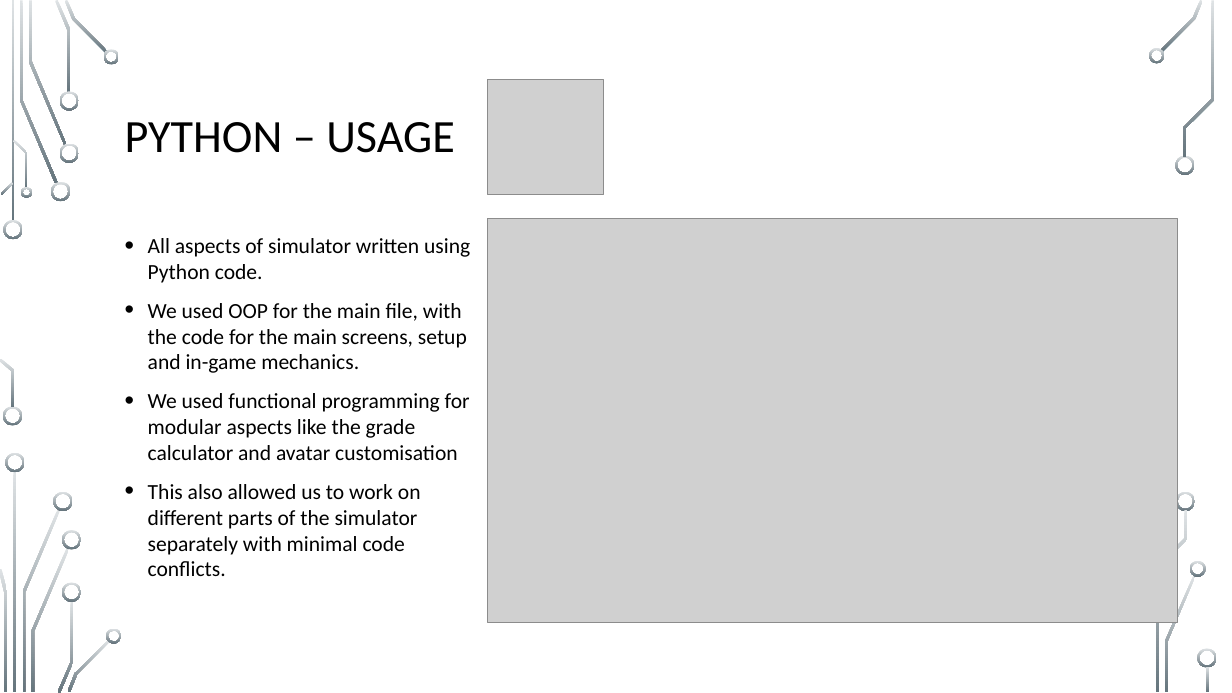
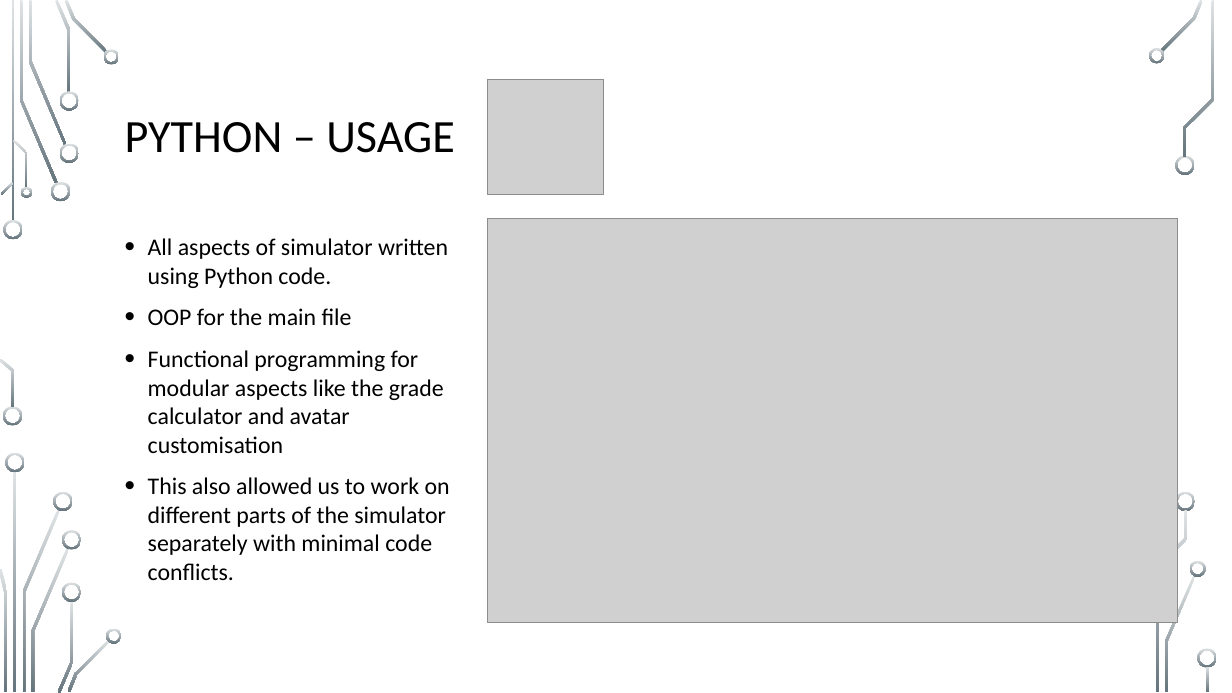
Before and after one commit to Patterbear/Ungrading-Simulator, a slide deck: slide 4 of Presentation/Group-04-Presentation.pptx. Drawn at 1232x693 pixels with LibreOffice and Linux fonts; fonts in the diff are those of the drawing; grey boxes stand for pictures; background and template pictures are left out. Boxes give left, top, right and bottom in pixels: in the first picture for what was removed or moved away, otherwise in the second. Text is boxed around its words. In the diff, an @@ line names an element or a change of style, - is before the commit and + after.

```diff
--- a/Presentation/Group-04-Presentation.pptx
+++ b/Presentation/Group-04-Presentation.pptx
@@ text at [148,238,450,580]: size 16.8 to 18.6 pt in "All aspects of simulator written using Python ...", "This also allowed us to work on ..." @@
@@ text at [148,308,444,453]: text changed; size 16.8 to 18.6 pt @@
-• We used OOP for the main file, with the code for the main screens, setup and in-game mechanics.
-• We used functional programming for modular aspects like the grade calculator and avatar customisation
+• OOP for the main file
+• Functional programming for modular aspects like the grade calculator and avatar customisation
```
Also in this commit, not shown: 5 other slides changed.
